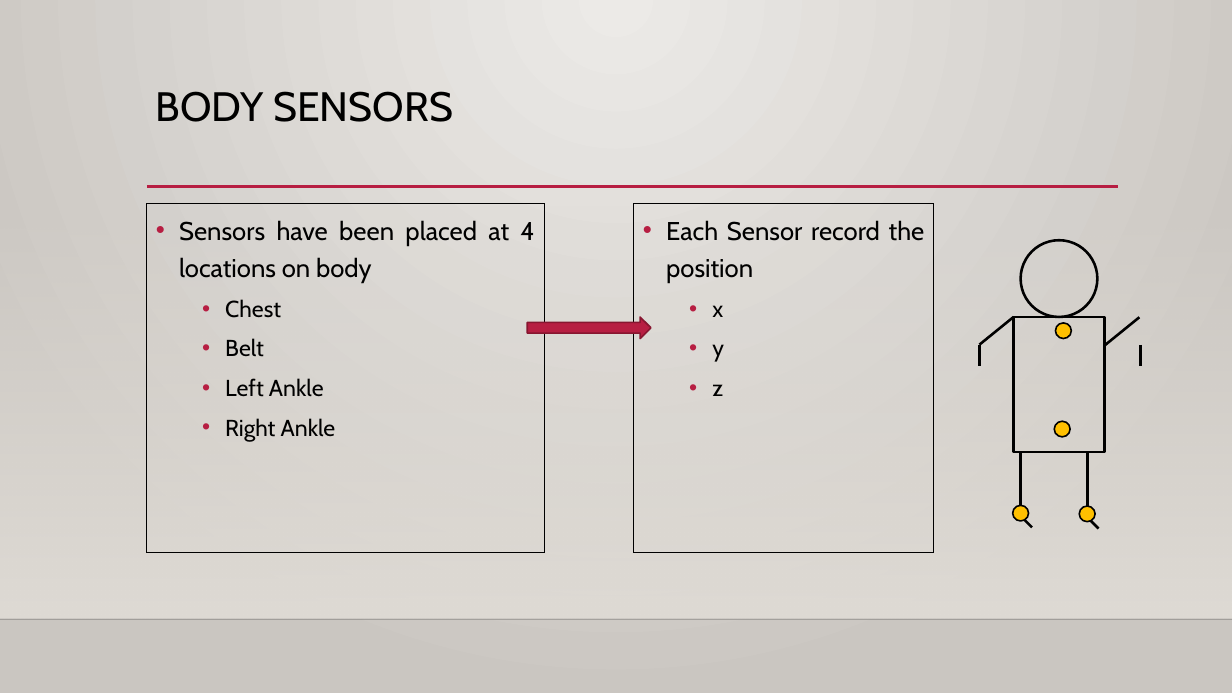
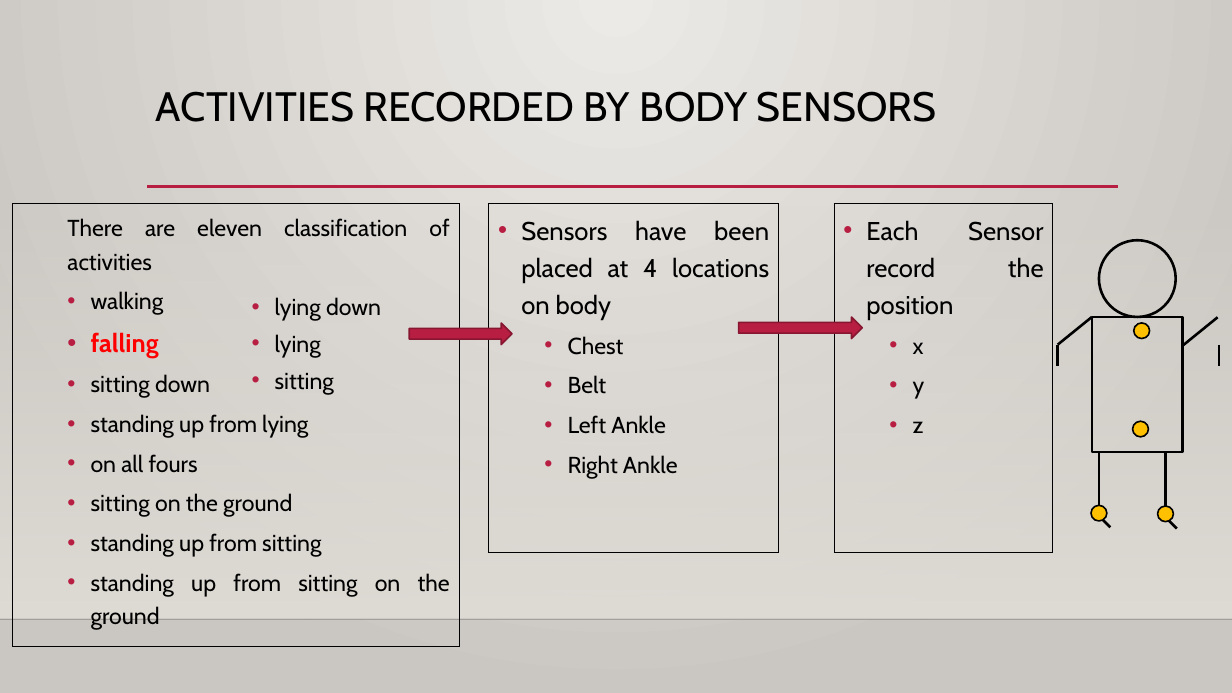
Before and after one commit to pgupta88/Springboard, a slide deck: slide 6 of Capstone_Two/Project Documentation/Technical Presentation.pptx (slide 3 before the commit). Drawn at 1232x693 pixels with LibreOffice and Linux fonts; fonts in the diff are those of the drawing; background and template pictures are left out. Boxes give left, top, right and bottom in pixels: in the first picture for what was removed or moved away, otherwise in the second. Text is boxed around its words. In the diff, an @@ line names an element or a change of style, - is before the commit and + after.

```diff
--- a/Capstone_Two/Project Documentation/Technical Presentation.pptx
+++ b/Capstone_Two/Project Documentation/Technical Presentation.pptx
@@ title at [156,91,937,122]: text changed @@
-BODY SENSORS
+ACTIVITIES RECORDED BY BODY SENSORS
@@ rectangle added at [12,203,459,647], outline #000000 0.75 pt, 18 pt, text #000000 @@
+  There are eleven classification of activities
+  • walking
+  • falling
+  • sitting down
+  • standing up from lying
+  • on all fours
+  • sitting on the ground
+  • standing up from sitting
+  • standing up from sitting on the ground
@@ text "Sensors have been placed at ...": place and size @@
-text "Sensors have been placed at ..." at [147,203,544,552]
+text "Sensors have been placed at ..." at [489,203,778,552]
@@ rectangle "Each Sensor record the position": place and size @@
-rectangle "Each Sensor record the position" at [634,203,934,552]
+rectangle "Each Sensor record the position" at [835,203,1054,552]
@@ text added at [275,297,381,395], 18 pt, text #000000 @@
+  • lying down
+  • lying
+  • sitting
@@ right arrow added at [409,323,512,345], fill #B71E42, outline #871631 1.25 pt @@
@@ right arrow: place and size @@
-right arrow at [528,317,652,338]
+right arrow at [738,317,862,338]
@@ line moved from (1088, 452) - (1088, 516) to (1165, 452) - (1165, 516) @@
@@ 6 lines, 5 ellipses, 1 rectangle: place and size @@
-6 lines, 5 ellipses, 1 rectangle at [980,240,1141,528]
+6 lines, 5 ellipses, 1 rectangle at [1058,240,1219,528]
@@ line moved from (1088, 518) - (1099, 529) to (1165, 518) - (1177, 529) @@
```
Also in this commit, not shown: 5 other slides changed, 5 slides added, 4 slides removed.
